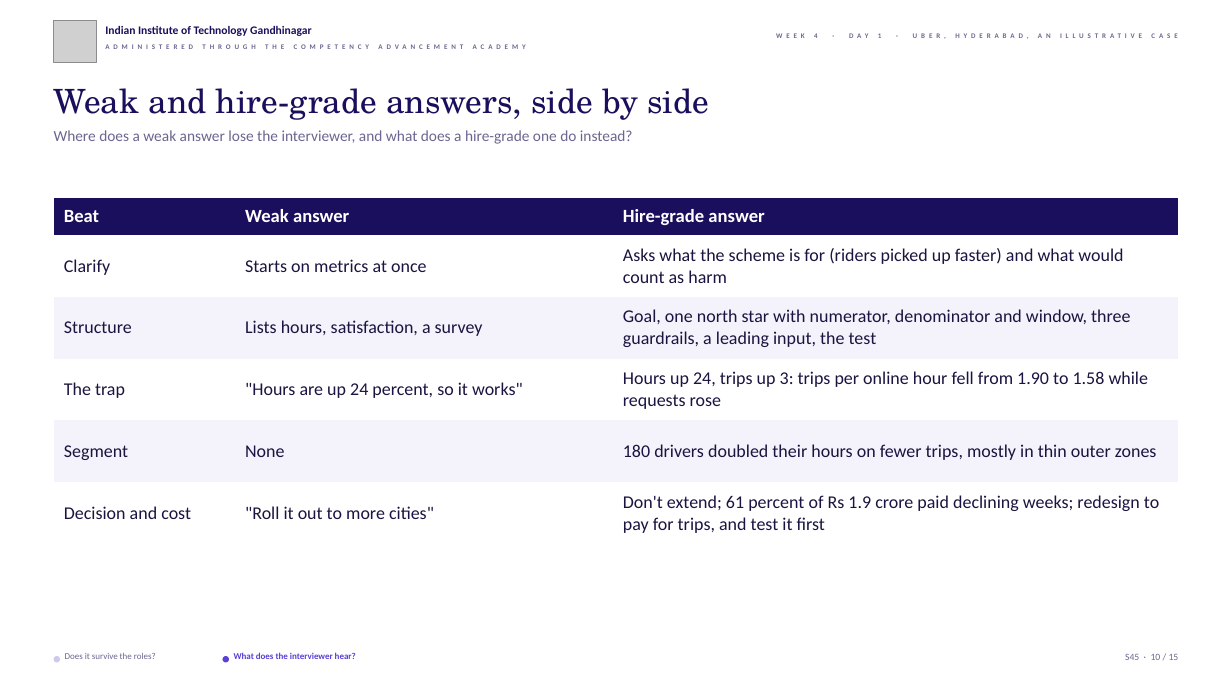
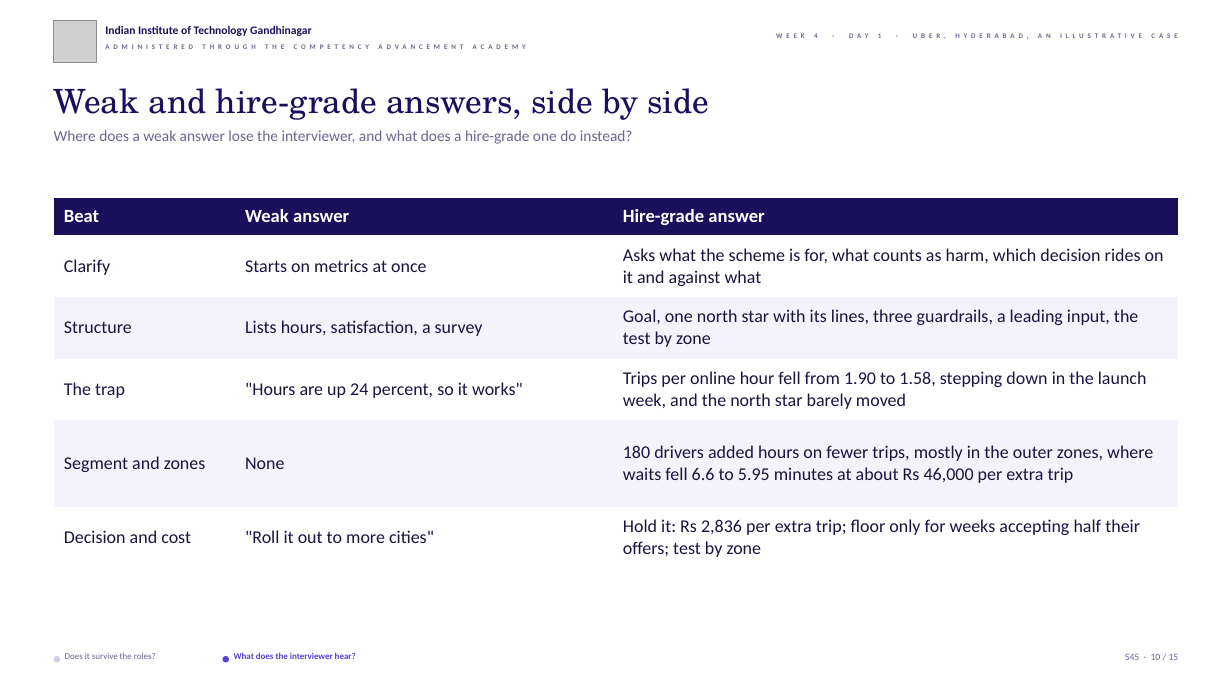
Before and after one commit to fde-academy-lab/c2-content-factory, a slide deck: slide 10 of content/W04/D1/slides/C2_W04_D01_half2_STUDENT.pptx. Drawn at 1232x693 pixels with LibreOffice and Linux fonts; fonts in the diff are those of the drawing; grey boxes stand for pictures; background and template pictures are left out. Boxes give left, top, right and bottom in pixels: in the first picture for what was removed or moved away, otherwise in the second. Text is boxed around its words. In the diff, an @@ line names an element or a change of style, - is before the commit and + after.

```diff
--- a/content/W04/D1/slides/C2_W04_D01_half2_STUDENT.pptx
+++ b/content/W04/D1/slides/C2_W04_D01_half2_STUDENT.pptx
@@ table at [54, 198, 1178, 568] @@
-row 2, column 3: Asks what the scheme is for (riders picked up faster) and what would count as harm
+row 2, column 3: Asks what the scheme is for, what counts as harm, which decision rides on it and against what
-row 3, column 3: Goal, one north star with numerator, denominator and window, three guardrails, a leading input, the test
+row 3, column 3: Goal, one north star with its lines, three guardrails, a leading input, the test by zone
-row 4, column 3: Hours up 24, trips up 3: trips per online hour fell from 1.90 to 1.58 while requests rose
+row 4, column 3: Trips per online hour fell from 1.90 to 1.58, stepping down in the launch week, and the north star barely moved
-row 5, column 1: Segment
+row 5, column 1: Segment and zones
-row 5, column 3: 180 drivers doubled their hours on fewer trips, mostly in thin outer zones
+row 5, column 3: 180 drivers added hours on fewer trips, mostly in the outer zones, where waits fell 6.6 to 5.95 minutes at about Rs 46,000 per extra trip
-row 6, column 3: Don't extend; 61 percent of Rs 1.9 crore paid declining weeks; redesign to pay for trips, and test it first
+row 6, column 3: Hold it: Rs 2,836 per extra trip; floor only for weeks accepting half their offers; test by zone
```
Also in this commit, not shown: 10 other slides changed, 8 other files.
